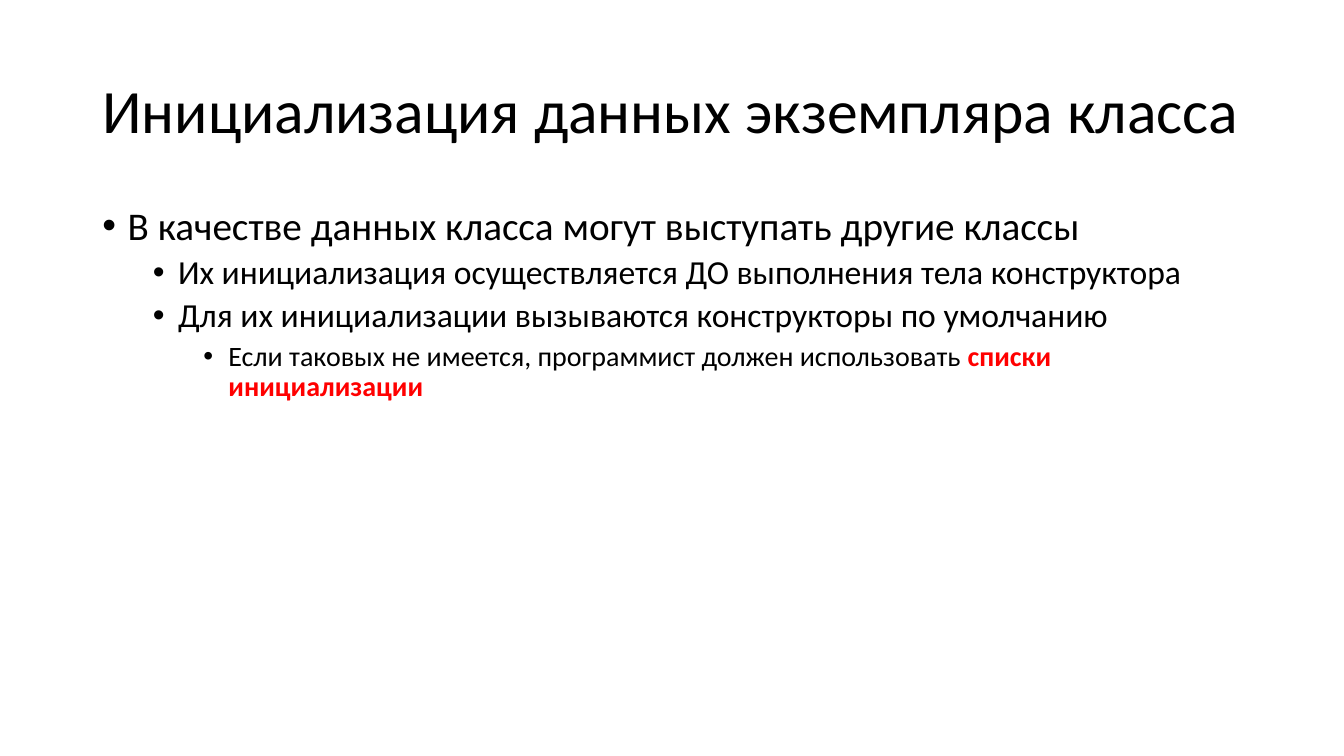
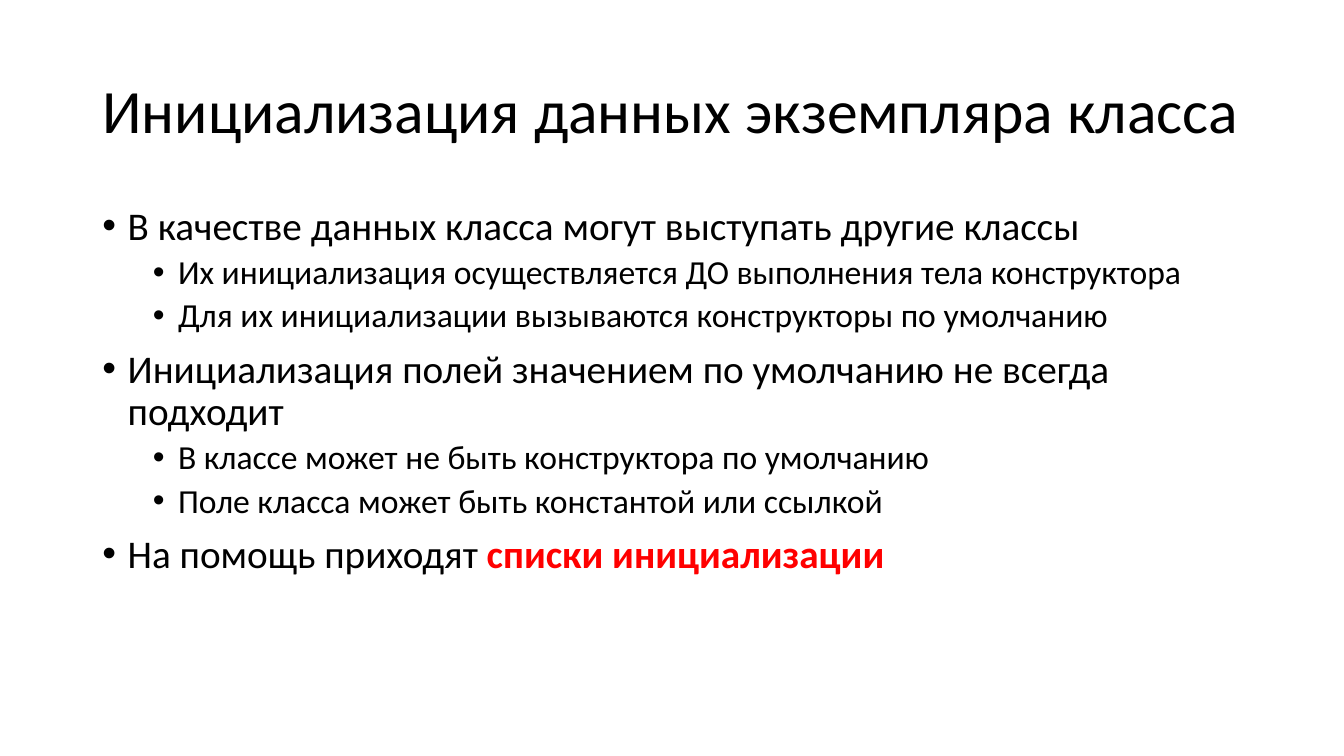
Before and after one commit to alexey-malov/oop, a slide deck: slide 75 of lectures/02/Основы ООП.pptx (slide 76 before the commit). Drawn at 1344x756 pixels with LibreOffice and Linux fonts; fonts in the diff are those of the drawing. Boxes give left, top, right and bottom in pixels: in the first picture for what was removed or moved away, otherwise in the second. Text is boxed around its words. In the diff, an @@ line names an element or a change of style, - is before the commit and + after.

```diff
--- a/lectures/02/Основы ООП.pptx
+++ b/lectures/02/Основы ООП.pptx
@@ text at (128,356,1109,575): text changed; size 20 to 28 pt @@
-    • Если таковых не имеется, программист должен использовать списки инициализации
+• Инициализация полей значением по умолчанию не всегда подходит
+  • В классе может не быть конструктора по умолчанию
+  • Поле класса может быть константой или ссылкой
+• На помощь приходят списки инициализации
```
Also in this commit, not shown: 13 other slides changed, 5 slides added, 7 other files.
